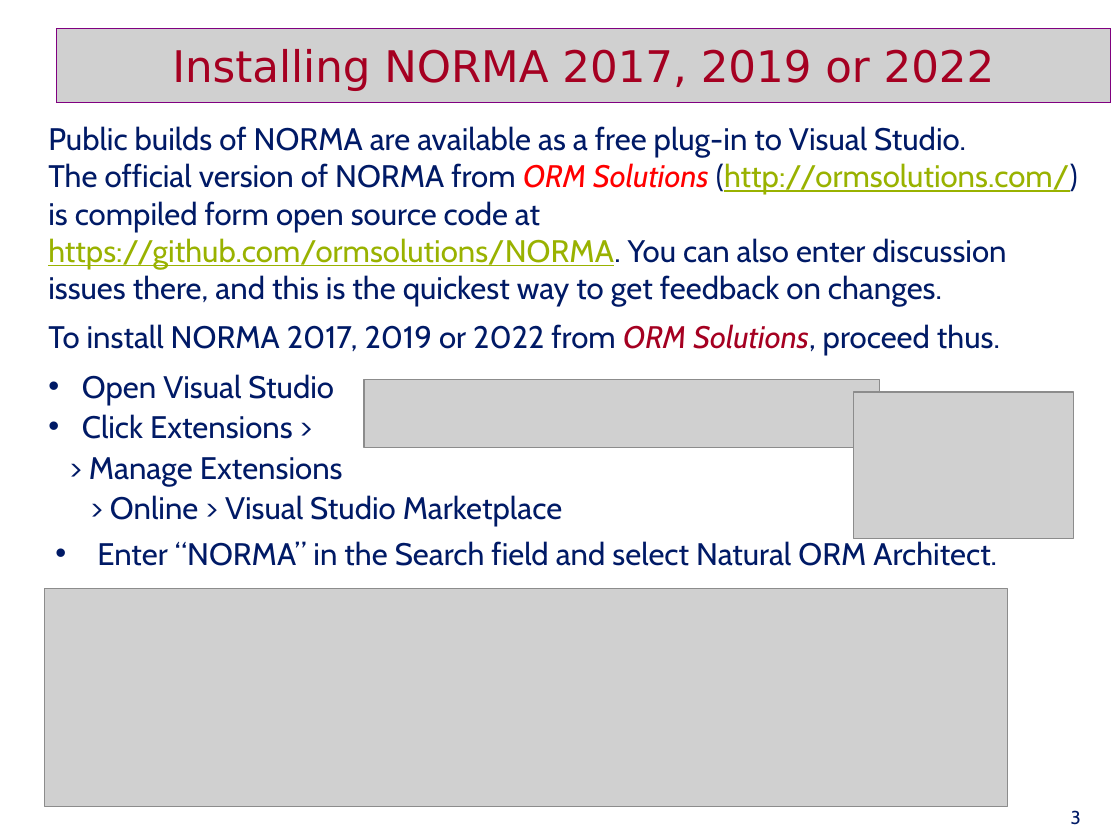
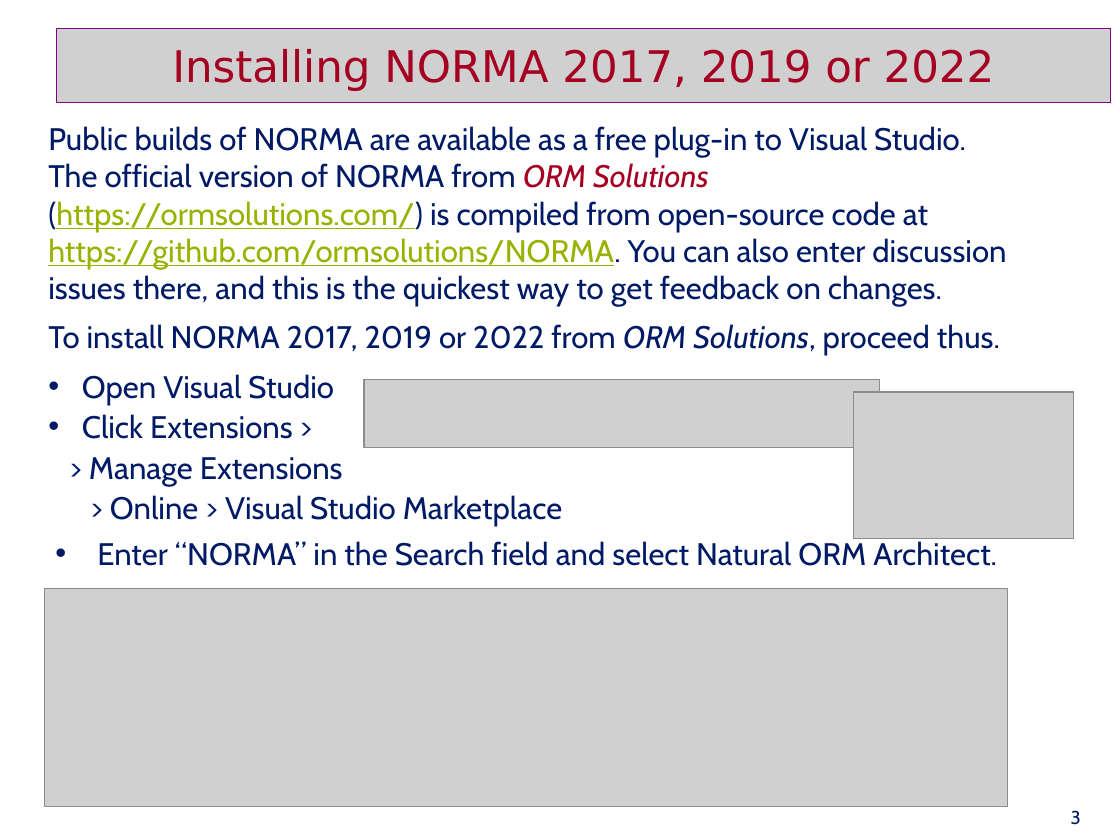
Before and after one commit to TerryHalpin/ORM, a slide deck: slide 3 of ppt/NORMA_Lab1_new.pptx. Drawn at 1120x840 pixels with LibreOffice and Linux fonts; fonts in the diff are those of the drawing; grey boxes stand for pictures. Boxes give left, top, right and bottom in pixels: in the first picture for what was removed or moved away, otherwise in the second. Text is boxed around its words. In the diff, an @@ line names an element or a change of style, - is before the commit and + after.

```diff
--- a/ppt/NORMA_Lab1_new.pptx
+++ b/ppt/NORMA_Lab1_new.pptx
@@ text at (48, 163, 1006, 307): text changed @@
-The official version of NORMA from ORM Solutions (http://ormsolutions.com/) is compiled form open source code at https://github.com/ormsolutions/NORMA. You can also enter discussion issues there, and this is the quickest way to get feedback on changes.
+The official version of NORMA from ORM Solutions (https://ormsolutions.com/) is compiled from open-source code at https://github.com/ormsolutions/NORMA. You can also enter discussion issues there, and this is the quickest way to get feedback on changes.
@@ text at (48, 324, 1000, 356): text colour #A50021 to #001A66 in "ORM Solutions," @@
```
Also in this commit, not shown: 2 other slides changed.
